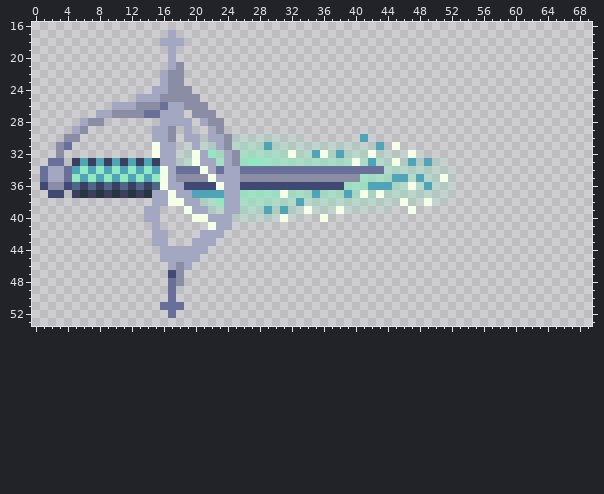
Two states of a sprite sheet, Items/DLSE_FreezingPoint.png. Above is the file before it was changed.
The file is 72x72 pixels. Pixels under 10% opacity are left out. Colours within 5 levels of each other are drawn and written as one. Shown: x 0..69, y 16..53.
After:
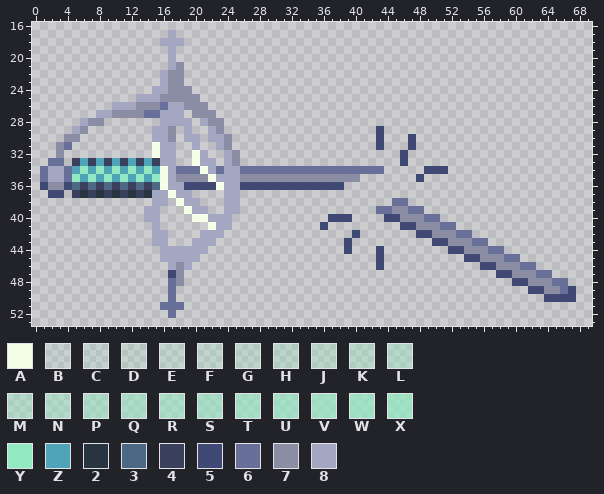
Palette (. is transparent): A #f5ffe8  B #92e8c01e  C #92e8c024  D #92e8c02b  E #92e8c031  F #92e8c038  G #92e8c043  H #92e8c04a  J #92e8c053  K #92e8c05a  L #92e8c064  M #92e8c06d  N #92e8c07a  P #92e8c084  Q #92e8c08d  R #92e8c094  S #92e8c09a  T #92e8c0a4  U #92e8c0ab  V #92e8c0b4  W #92e8c0bb  X #92e8c0c6  Y #92e8c0  Z #4fa4b8  2 #283540  3 #4c6885  4 #3a3f5e  5 #404973  6 #686f99  7 #8a8da3  8 #a3a7c2
The commit says: Broken Rapier becomes Freezing Point.
Edits made:
y 29: x 43 . -> 5
y 30: x 21 B -> .; x 25..33 FFFFFECBB -> .........; x 41 Z -> .; x 43 . -> 5; x 47 . -> 5
y 31: x 19 B -> .; x 21..22 GH -> ..; x 25..43 LLLLZKHGFFFFFFFEDCZ -> ..................5; x 45 A -> .; x 47 . -> 5
y 32: x 18..19 CF -> ..; x 22..23 YP -> ..; x 26..48 SSSRQNAMLZALZLKJAGFDCAB -> ....................5..
y 33: x 18..19 FK -> ..; x 23 V -> .; x 26..51 XYYXWUTSSSSSSSAPZMLAHZFZEB -> ....................5.....
y 34: x 44..52 NMLKJHFEB -> .....555.
y 35: x 41..52 WTSQZZMZLHAC -> .......5....
y 36: x 39..52 XWUZZZNMALZHFC -> ..............
y 37: x 20..23 ZZZZ -> ....; x 26..52 XXXXWATSSZSSSZQANALKKJHHFEB -> ...........................
y 38: x 17 A -> .; x 21..23 MNY -> ...; x 26..51 SSSRQNMZLLLLLLKJHGFFAFFAEB -> ...................66.....
y 39: x 22..23 HJ -> ..; x 26..48 LLLZKZGFAFFFAFEDCBB..A. -> .................667766
y 40: x 25..33 FFFFFEABB -> .........; x 36..39 A... -> .555; x 44..50 ....... -> 5577766
y 41: x 36 . -> 5; x 46..52 ....... -> 5577766
y 42: x 40 . -> 5; x 48..54 ....... -> 5577766
y 43: x 39 . -> 5; x 50..56 ....... -> 5577766
y 44: x 39 . -> 5; x 43 . -> 5; x 52..58 ....... -> 5577766
y 45: x 43 . -> 5; x 54..60 ....... -> 5577766
y 46: x 43 . -> 5; x 56..62 ....... -> 5577766
y 47: x 58..64 ....... -> 5577766
y 48: x 60..66 ....... -> 5577766
y 49: x 62..67 ...... -> 557765
y 50: x 64..67 .... -> 5555
Changed places in both pictures, as pixel boxes (x1, y1, x2, y2):
changed: (168, 126, 576, 302)
